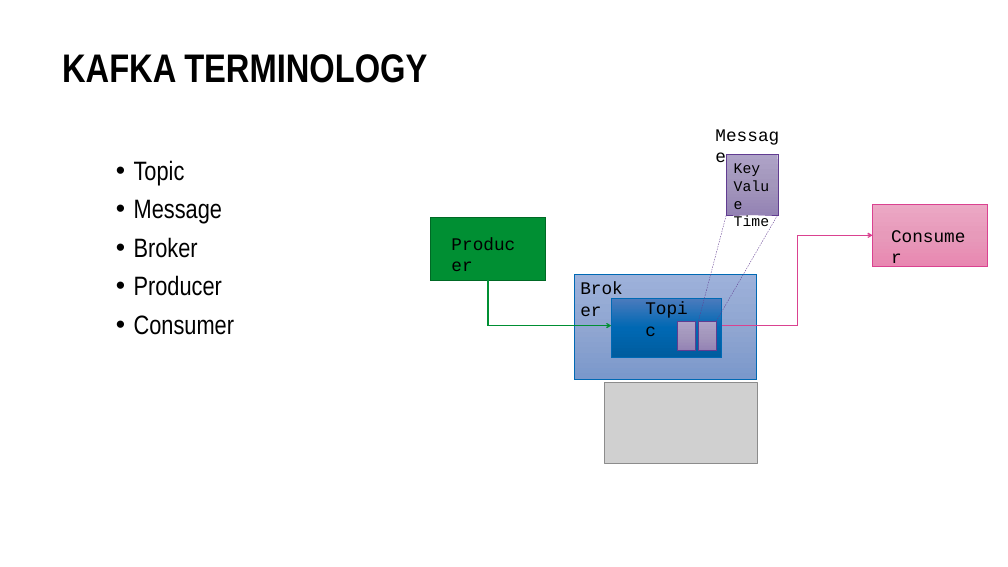
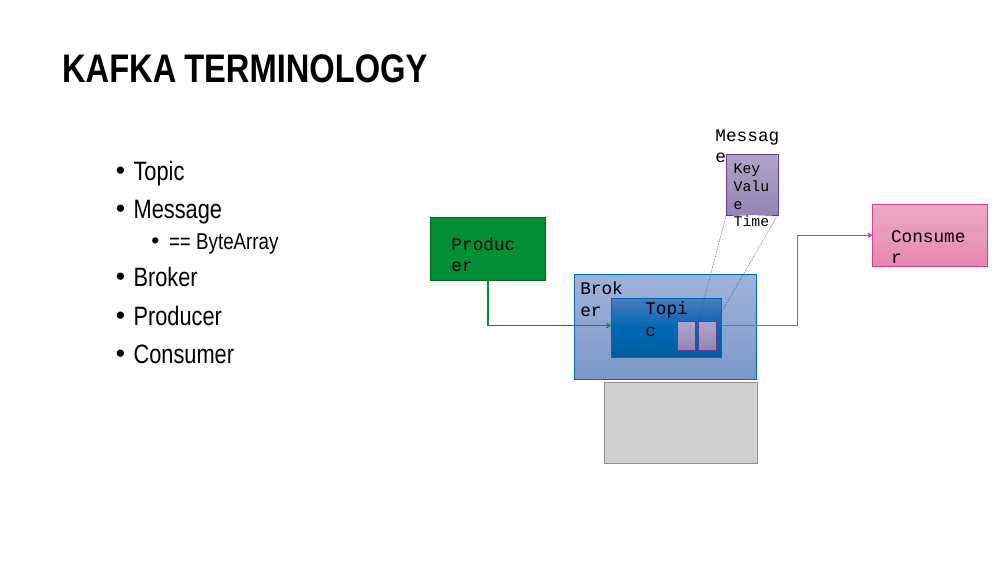
Before and after one commit to MaartenSmeets/kafka-workshop, a slide deck: slide 9 of Kafka_SIG_09feb2017.pptx. Drawn at 1008x567 pixels with LibreOffice and Linux fonts; fonts in the diff are those of the drawing; grey boxes stand for pictures; background and template pictures are left out. Boxes give left, top, right and bottom in pixels: in the first picture for what was removed or moved away, otherwise in the second. Text is boxed around its words. In the diff, an @@ line names an element or a change of style, - is before the commit and + after.

```diff
--- a/Kafka_SIG_09feb2017.pptx
+++ b/Kafka_SIG_09feb2017.pptx
@@ text at (196,233,278,254): paragraph added @@
+  • == ByteArray
```
Also in this commit, not shown: 4 other slides changed, 5 slides added, 2 slides removed.
